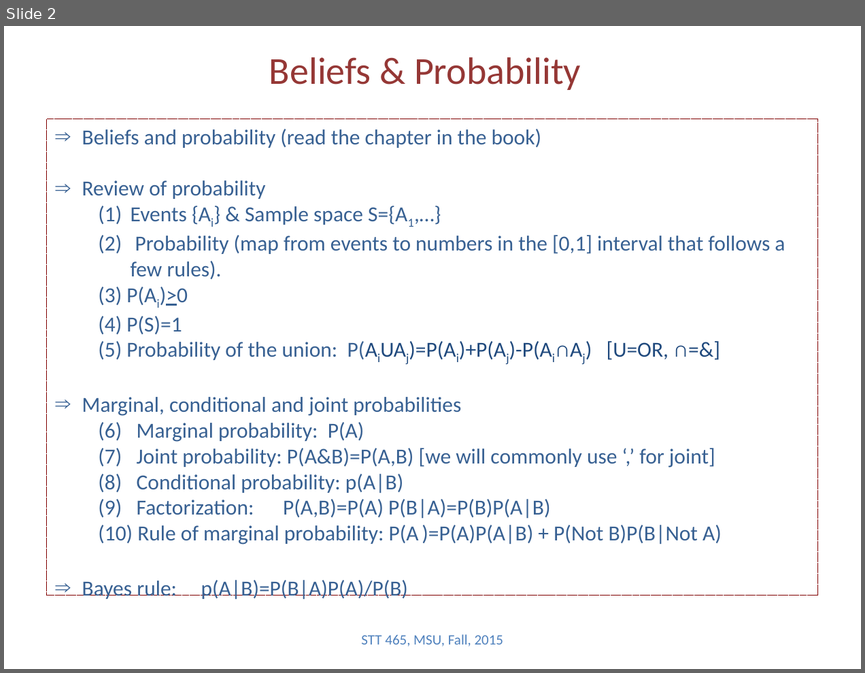
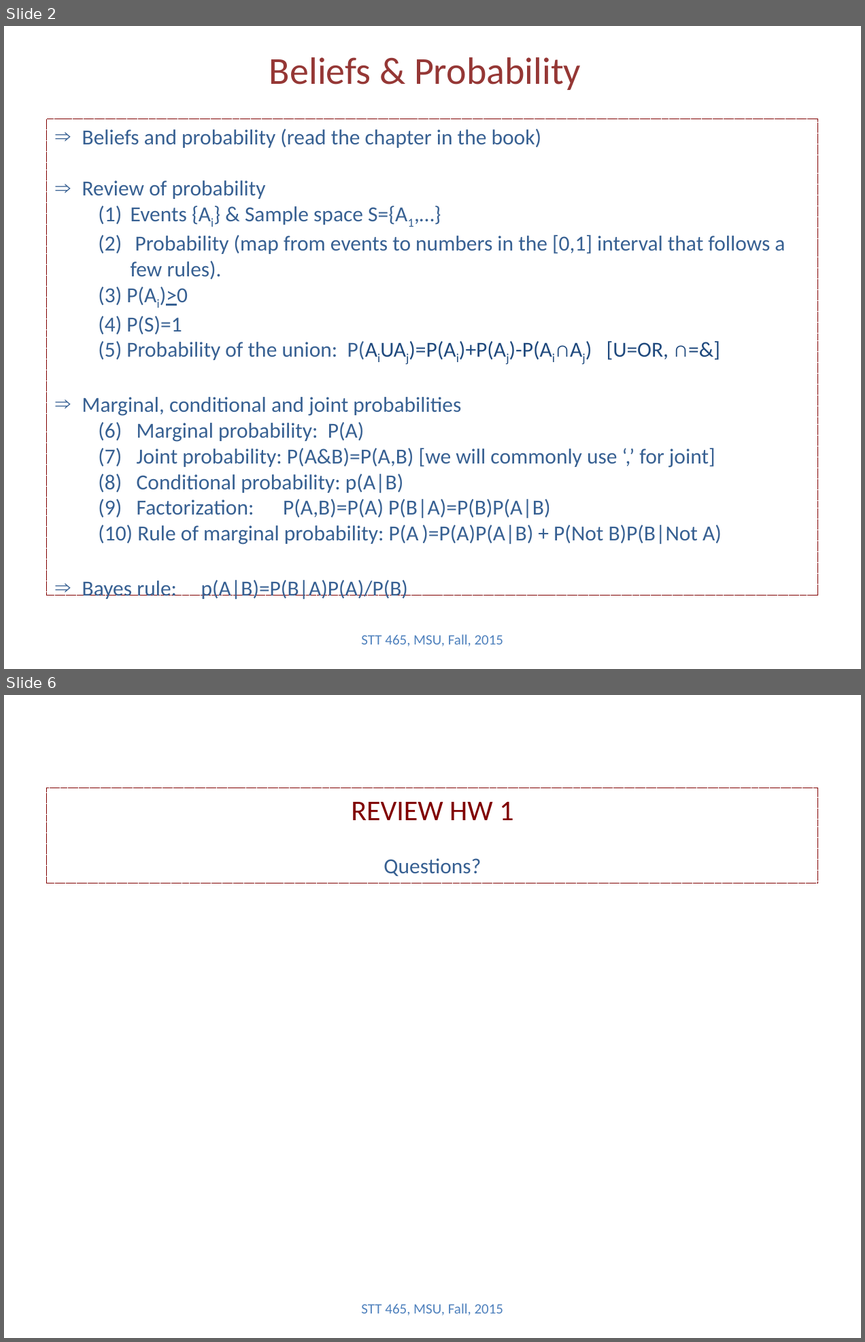
Before and after one commit to Boukos/STT465, a slide deck: STT465_2.pptx. Shown one above the other, each under a label of ours: slide 2 before the commit, slides 2 and 6 after it; the slides between them are not shown. The pictures are 865x673 and 865x1342 pixels, drawn with LibreOffice and Linux fonts; fonts in the diff are those of the drawing. Boxes give left, top, right and bottom in pixels: in the first picture for what was removed or moved away, otherwise in the second. Text is boxed around its words. In the diff, an @@ line names an element or a change of style, - is before the commit and + after.

```diff
--- a/STT465_2.pptx
+++ b/STT465_2.pptx
@@ slide 6 added at (4,695,861,1338), background #FFFFFF @@
@@ rectangle added at (47,787,818,883), outline #800000 0.75 pt dashed, 18 pt, text #376092 @@
+REVIEW HW 1
+Questions?
@@ text added at (361,1303,504,1315), 12 pt, text #4F81BD @@
+STT 465, MSU, Fall, 2015
```
Also in this commit, not shown: 7 slides changed, 4 slides removed, 2 other files.
